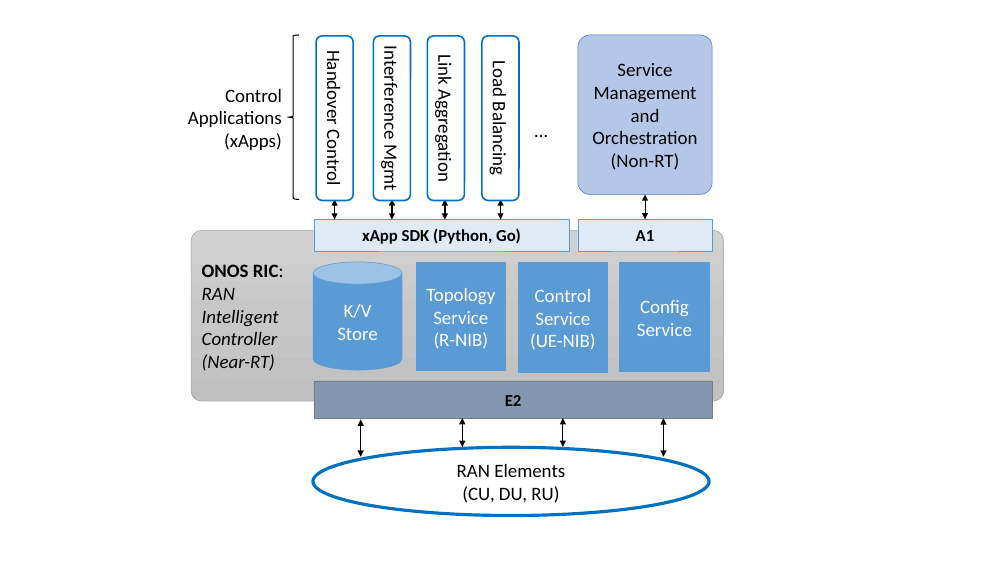
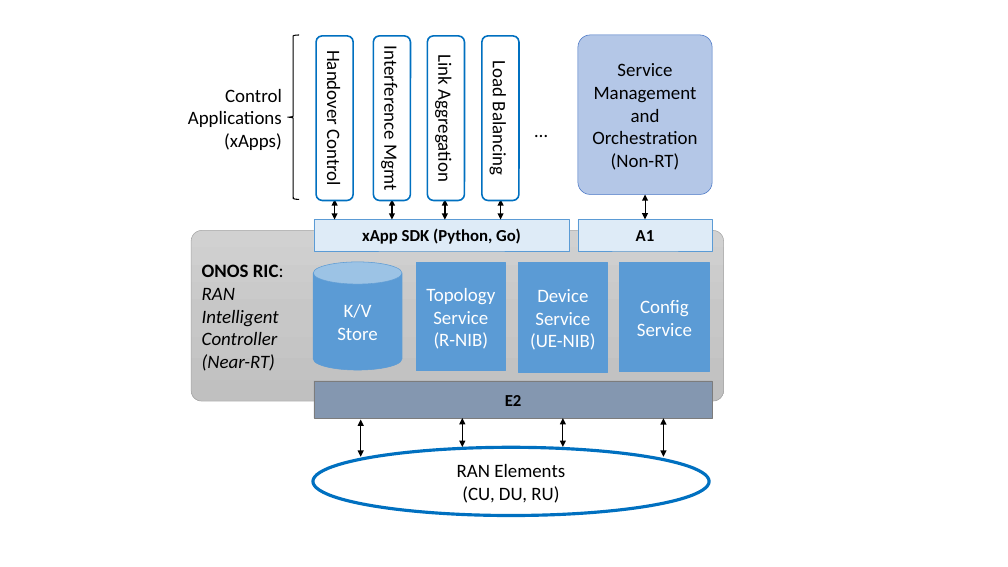
Before and after one commit to SystemsApproach/private5g, a slide deck: slide 6 of figures/sdn/figures.pptx. Drawn at 1008x567 pixels with LibreOffice and Linux fonts; fonts in the diff are those of the drawing. Boxes give left, top, right and bottom in pixels: in the first picture for what was removed or moved away, otherwise in the second. Text is boxed around its words. In the diff, an @@ line names an element or a change of style, - is before the commit and + after.

```diff
--- a/figures/sdn/figures.pptx
+++ b/figures/sdn/figures.pptx
@@ text in rectangle at (537,289,588,302): text changed @@
-Control
+Device
```
Also in this commit, not shown: 1 other slide changed, 3 other files.
